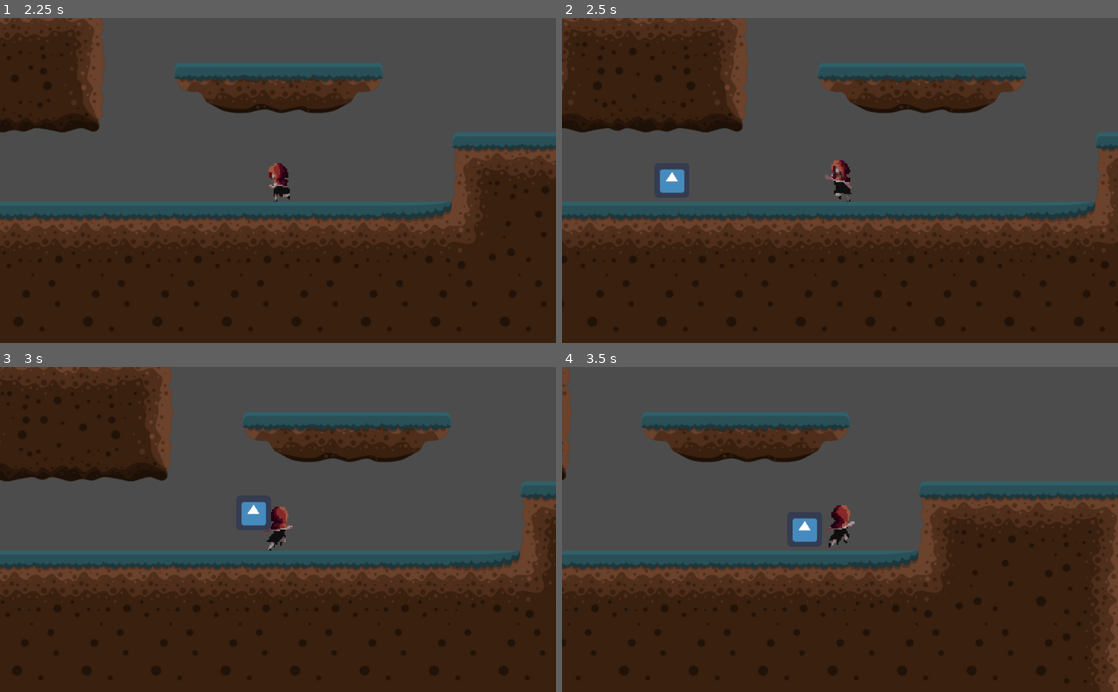
Above: before the commit, frames 1-4 (two rows, left to right).
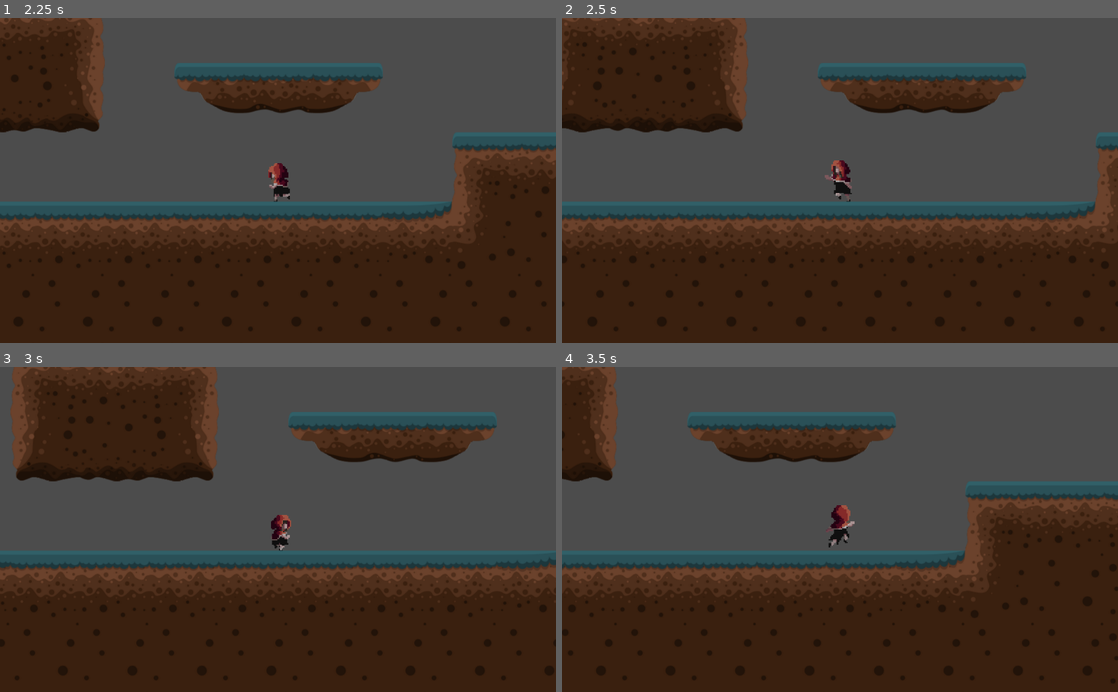
Above: after the commit, the same moments.

Repository: beldonholt/YourMum
Game: Godot game, scene res://Levels/MainLevels/LevelOne.tscn
Two runs of this game, one before a commit and one after it. Both use one fixed random seed, a clock stepped at 60 frames per second and the inputs below. The engine's default icon, where the game draws it, is replaced by a stand-in: a white triangle on a blue panel in a dark square.
Inputs:
- Up to frame 1 (2.25 s): tap Enter at 0.5 s; hold Shift (run) 0.53-1.28 s; hold D (right) 0.53-2.03 s; tap W (jump) at 0.77, 1.52 s; tap Shift (run) at 1.35 s; hold A (left) from 2.03 s (still down); hold Shift (run) from 2.03 s (still down)
- Up to frame 2 (2.5 s): keep holding A (left); keep holding Shift (run)
- Up to frame 3 (3 s): release A (left) at 2.78 s; release Shift (run) at 2.78 s; hold D (right) from 2.78 s (still down); tap Shift (run) at 2.85 s
- Up to frame 4 (3.5 s): keep holding D (right); tap W (jump) at 3.02 s

Frame 1 is identical in both runs. In frame 2, 0.3% of the frame differs, in the area x 17-22%, y 46-54%; in frame 3, 12%, in the area x 0-100%, y 0-97%; in frame 4, 11%.

Commit message:
continued work on shadow spawning

Diff:
--- a/Lvl 3 Main progect/BaddieThings/Shadow/ShadowMan.gd
+++ b/Lvl 3 Main progect/BaddieThings/Shadow/ShadowMan.gd
@@ -1,12 +1,13 @@
 extends KinematicBody2D
 
+var speed = 300
 var ArrayPosition = 1
 
 func _process(delta):
 	if Global.ShadowSpawned:
-		print("shadow spawned")
-		global_position = global_position.move_toward(Global.PlayerPos[ArrayPosition], delta * 1000)
-		if global_position == Global.PlayerPos[ArrayPosition]:
-			ArrayPosition += 1
+		print("shadow spawned im a bitvh")
+		global_position = global_position.move_toward(Global.PlayerPos[0], delta * speed)
+		if global_position == Global.PlayerPos[0]:
+			Global.PlayerPos.pop_front()
 		pass
 	pass
--- a/Lvl 3 Main progect/Global.gd
+++ b/Lvl 3 Main progect/Global.gd
@@ -3,7 +3,7 @@
 var ActiveScene = ""
 var PlayerPos = []
 var DifficultyTweak = 0.99
-var ShadowSpawnTimer = 100
+var ShadowSpawnTimer = 50
 var ShadowSpawned = false
 var PlayerDeaths = 0
 
--- a/Lvl 3 Main progect/PlayerStuff/Player.gd
+++ b/Lvl 3 Main progect/PlayerStuff/Player.gd
@@ -12,9 +12,6 @@
 const JUMPFORCE = -1000
 var GRAVITY = 40
 
-func _process(_delta):
-	Global.AddPlayerPos(position)
-	pass
 
 #func _physics_process(delta): does fucion at games refressh rate (60fps)
 func _physics_process(_delta):
@@ -111,3 +108,9 @@
 func _on_Area2D_area_entered(area):
 #	print(area)
 	collide(area)
+
+
+
+func _on_PositionTimer_timeout():
+	Global.AddPlayerPos(position)
+	print('timer')
--- a/Lvl 3 Main progect/PlayerStuff/Player.tscn
+++ b/Lvl 3 Main progect/PlayerStuff/Player.tscn
@@ -112,6 +112,9 @@
 [node name="Sprint_CoolDown" type="Timer" parent="."]
 wait_time = 5.0
 one_shot = true
+
+[node name="PositionTimer" type="Timer" parent="."]
+autostart = true
 
 [node name="Area2D" type="Area2D" parent="."]
 collision_layer = 2
@@ -131,6 +134,8 @@
 anims/Jump = SubResource( 5 )
 anims/Land = SubResource( 6 )
 anims/Walk = SubResource( 7 )
+
 [connection signal="timeout" from="Sprint_timer" to="." method="_on_Sprint_timer_timeout"]
 [connection signal="timeout" from="Sprint_CoolDown" to="." method="_on_Sprint_CoolDown_timeout"]
+[connection signal="timeout" from="PositionTimer" to="." method="_on_PositionTimer_timeout"]
 [connection signal="area_entered" from="Area2D" to="." method="_on_Area2D_area_entered"]
Not shown: 1 places in Lvl 3 Main progect/PlayerStuff/Player.tscn that only renumber resources
